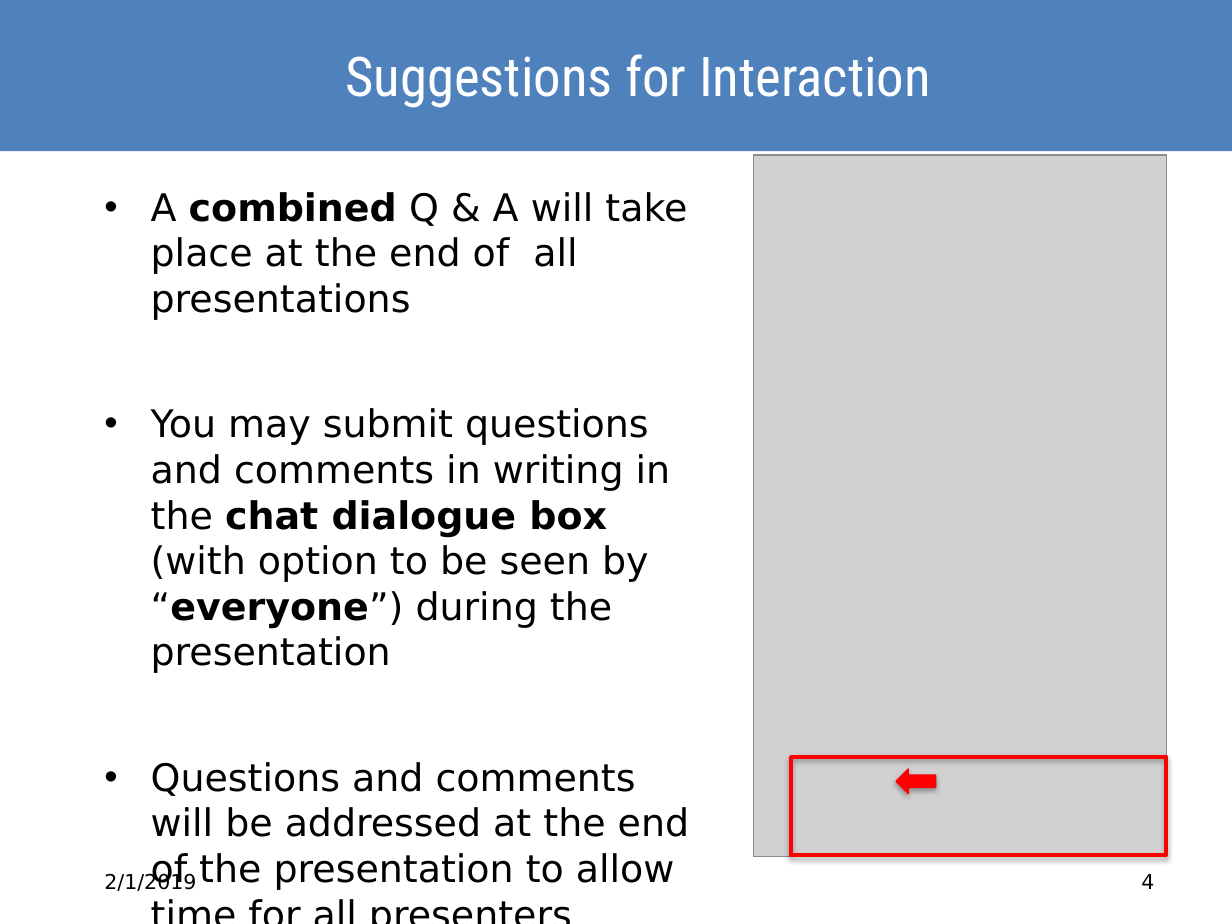
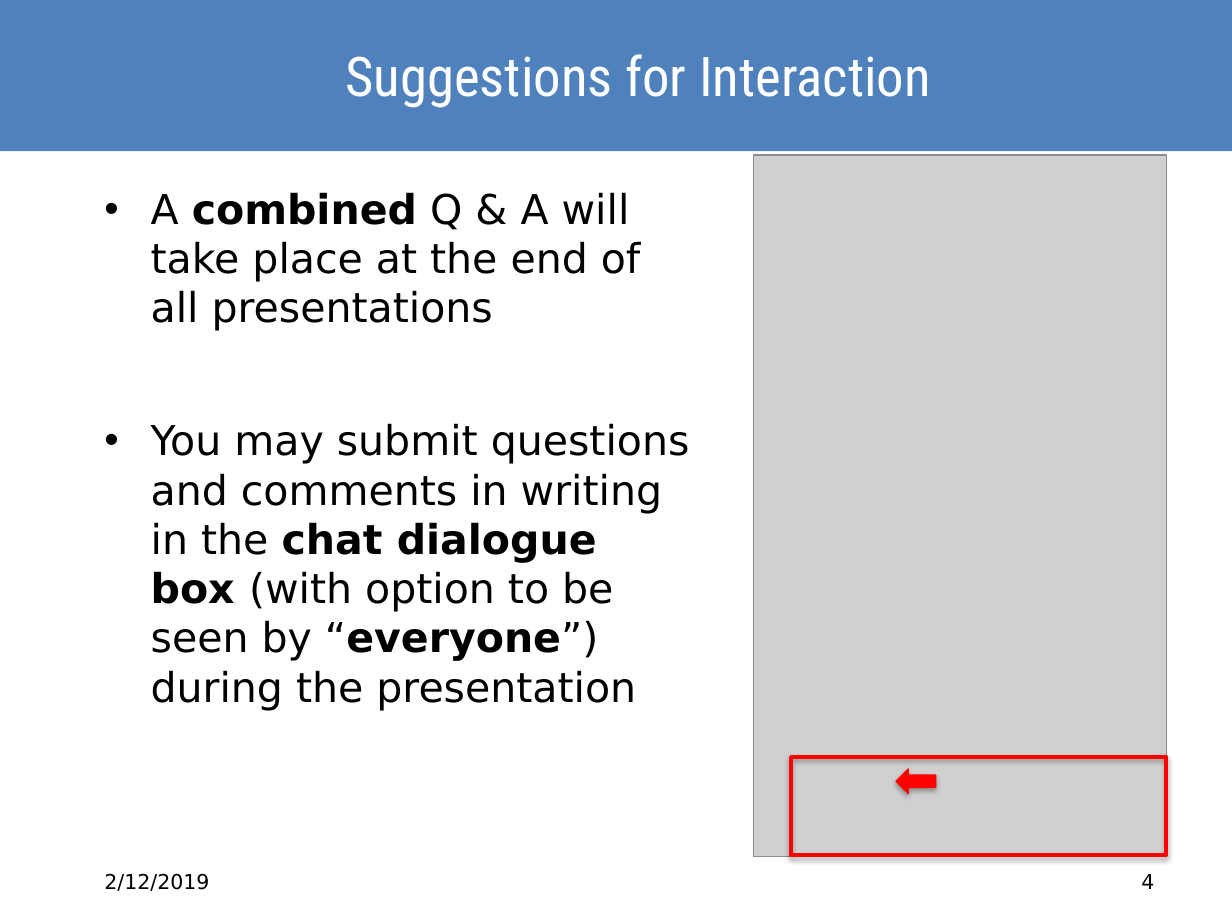
Before and after one commit to ODOT-PTS/odot-pts.github.io, a slide deck: slide 4 of consortium/third_meeting/GTFS-ride_Meeting3_Presentation_v1_01292019.pptx. Drawn at 1232x924 pixels with LibreOffice and Linux fonts; fonts in the diff are those of the drawing; grey boxes stand for pictures; background and template pictures are left out. Boxes give left, top, right and bottom in pixels: in the first picture for what was removed or moved away, otherwise in the second. Text is boxed around its words. In the diff, an @@ line names an element or a change of style, - is before the commit and + after.

```diff
--- a/consortium/third_meeting/GTFS-ride_Meeting3_Presentation_v1_01292019.pptx
+++ b/consortium/third_meeting/GTFS-ride_Meeting3_Presentation_v1_01292019.pptx
@@ text "A combined Q & A ..." at <box>151,192,690,711</box>: size 22.2 to 24 pt @@
@@ text at <box>151,762,689,890</box>: paragraph removed @@
-• Questions and comments will be addressed at the end of the presentation to allow time for all presenters
@@ text at <box>104,873,209,891</box>: text changed @@
-2/1/2019
+2/12/2019
```
Also in this commit, not shown: 17 other slides changed.
